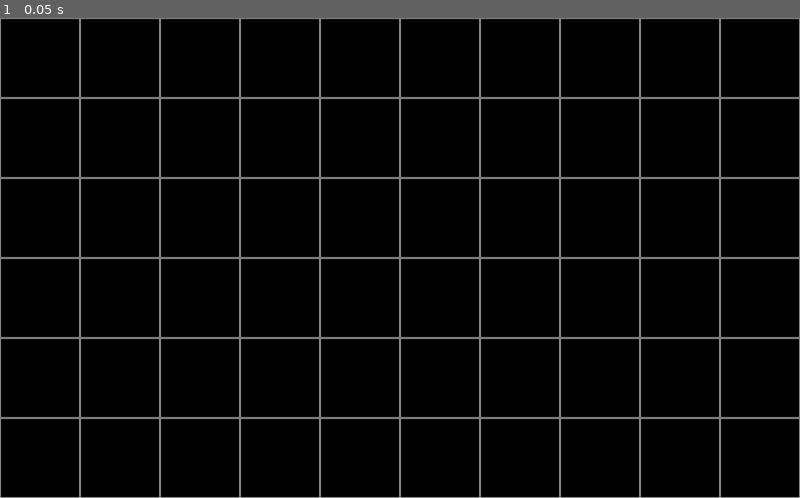
Above: before the commit, frame 1.
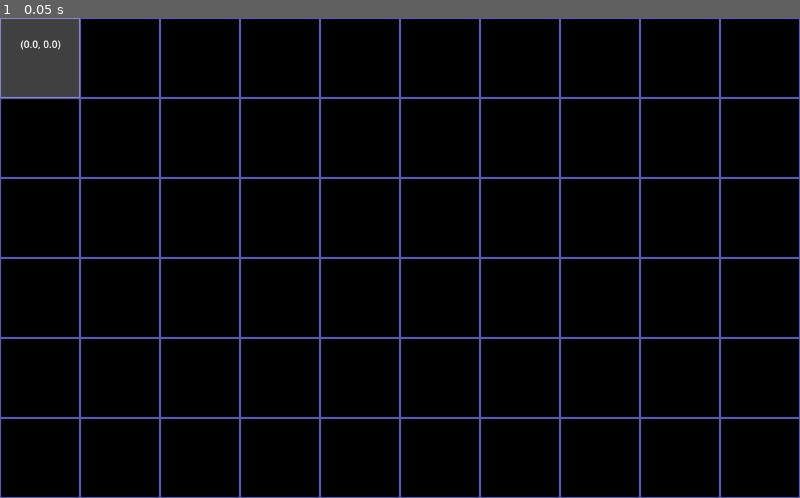
Above: after the commit, the same moment.

Repository: MarshallNekiu/MyLittleProject
Game: Godot game, scene res://scene/main.tscn
Two runs of this game, one before a commit and one after it. Both use one fixed random seed, a clock stepped at 60 frames per second and the inputs below. Before the commit the project has no main scene; this scene is started directly in both runs.
Inputs:
- Up to frame 1 (0.05 s): no input

The runs differ from the first frame. In frame 1, 6.5% of the frame differs, in the area x 0-100%, y 0-100%.

Commit message:
Camera and initial placeholders

Diff:
--- a/project.godot
+++ b/project.godot
@@ -11,6 +11,7 @@
 [application]
 
 config/name="MyLittleProject"
+run/main_scene="uid://bjrpt87rwsd0w"
 config/features=PackedStringArray("4.4", "GL Compatibility")
 config/icon="res://icon.svg"
 
--- a/scene/main.tscn
+++ b/scene/main.tscn
@@ -9,22 +9,64 @@
 shader_type canvas_item;
 render_mode blend_mix;
 
-uniform float scale = 0.5;
+uniform vec2 size = vec2(1280, 768);
+uniform vec2 cell = vec2(64, 64);
 uniform vec2 offset = vec2(0.0);
+uniform float zoom = 1;
 
 void vertex() {
-	UV = (UV + offset) * scale;
+	UV = (UV + offset * (vec2(zoom) / cell)) / zoom;
 }"
 
 [sub_resource type="ShaderMaterial" id="ShaderMaterial_wp4xf"]
 shader = SubResource("Shader_v0l8b")
-shader_parameter/scale = 0.5
+shader_parameter/size = Vector2(1280, 768)
+shader_parameter/cell = Vector2(64, 64)
 shader_parameter/offset = Vector2(0, 0)
+shader_parameter/zoom = 2.0
 
 [node name="Main" type="Node"]
 script = ExtResource("1_itxqv")
 
+[node name="Control" type="Control" parent="."]
+layout_mode = 3
+anchors_preset = 15
+anchor_right = 1.0
+anchor_bottom = 1.0
+grow_horizontal = 2
+grow_vertical = 2
+mouse_filter = 2
+
+[node name="OO" type="ColorRect" parent="Control"]
+layout_mode = 0
+offset_right = 64.0
+offset_bottom = 64.0
+color = Color(1, 1, 1, 0.25)
+
+[node name="OX" type="ColorRect" parent="Control"]
+layout_mode = 0
+offset_left = 1216.0
+offset_right = 1280.0
+offset_bottom = 64.0
+color = Color(1, 1, 1, 0.25)
+
+[node name="OY" type="ColorRect" parent="Control"]
+layout_mode = 0
+offset_top = 704.0
+offset_right = 64.0
+offset_bottom = 768.0
+color = Color(1, 1, 1, 0.25)
+
+[node name="XY" type="ColorRect" parent="Control"]
+layout_mode = 0
+offset_left = 1216.0
+offset_top = 704.0
+offset_right = 1280.0
+offset_bottom = 768.0
+color = Color(1, 1, 1, 0.25)
+
 [node name="CamLayer" type="CanvasLayer" parent="."]
+layer = -1
 
 [node name="BGColor" type="ColorRect" parent="CamLayer"]
 anchors_preset = 15
@@ -35,7 +77,7 @@
 color = Color(0, 0, 0, 1)
 
 [node name="Grid" type="TextureRect" parent="CamLayer"]
-self_modulate = Color(1, 1, 1, 0.5)
+self_modulate = Color(0.45, 0.45, 0.9, 0.784314)
 texture_filter = 1
 material = SubResource("ShaderMaterial_wp4xf")
 anchors_preset = 15
@@ -47,3 +89,17 @@
 size_flags_vertical = 3
 texture = ExtResource("2_v0l8b")
 stretch_mode = 1
+
+[node name="Fields" type="Node2D" parent="."]
+
+[node name="Camera" type="Camera2D" parent="."]
+anchor_mode = 0
+zoom = Vector2(2, 2)
+
+[node name="DebugLayer" type="CanvasLayer" parent="."]
+
+[node name="Label" type="Label" parent="DebugLayer"]
+offset_left = 33.0
+offset_top = 30.0
+offset_right = 73.0
+offset_bottom = 53.0
--- /dev/null
+++ b/script/field.gd
@@ -0,0 +1,24 @@
+class_name Field
+extends Node
+
+var __class: String = ""
+
+
+func _init(_class) -> void:
+	__class = _class
+
+
+func __newTeam(_name: String) -> Team:
+	var team: Team = Team.new(_name)
+
+	return team
+
+
+func addTeam(_name: String) -> void:
+	var team: Team = __newTeam(_name)
+
+	$Teams.add_child(team)
+
+
+func focusTeam(idx: int) -> void:
+	pass
--- a/script/main.gd
+++ b/script/main.gd
@@ -1,12 +1,16 @@
 extends Node
+
+#LIAM, LUDO, LINO, MYRON, MYR, KYRO, SIRO, TYRON, VARYON, BYNARO, PANTALUNA
+
+var __fields: Array[Field]
 
 
 func _init() -> void:
-	pass
+	attachField("normal")
 
 
 func _ready() -> void:
-	pass
+	addField(0)
 
 
 func _input(event: InputEvent) -> void:
@@ -14,12 +18,57 @@
 
 
 func _unhandled_input(event: InputEvent) -> void:
-	pass
+	if event is InputEventScreenDrag:
+		setCameraPosition(getCameraPosition() + event.relative)
 
 
 func _process(delta: float) -> void:
-	pass
+	$DebugLayer/Label.text = str(
+		getCameraPosition()
+	)
 
 
 func _physics_process(delta: float) -> void:
 	pass
+
+
+func setCameraZoom(_zoom: float) -> void:
+	$Camera.zoom = Vector2(_zoom, _zoom)
+	$CamLayer/Grid.material.set_shader_parameter("zoom", _zoom)
+
+
+func getCameraZoom() -> float:
+	return $Camera.zoom.x
+
+
+func setCameraPosition(_position: Vector2) -> void:
+	var grid: ShaderMaterial = $CamLayer/Grid.material
+
+	$Camera.position = _position
+	grid.set_shader_parameter("offset", _position)
+
+
+func getCameraPosition() -> Vector2:
+	return $Camera.position
+
+
+func __newField(_class: String) -> Field:
+	var field: Field = Field.new(_class)
+
+	return field
+
+
+func attachField(_class) -> void:
+	var field: Field = Field.new(_class)
+
+	__fields.append(field)
+
+
+func addField(idx: int) -> void:
+	var field: Field = __fields[idx]
+
+	$Fields.add_child(field)
+
+
+func focusField(idx: int) -> void:
+	pass
--- /dev/null
+++ b/script/team.gd
@@ -0,0 +1,27 @@
+class_name Team
+extends Node
+
+var __name: String = ""
+
+
+func _init(_name) -> void:
+	__name = _name
+
+
+func __newUnit(_class) -> Unit:
+	var unit = Unit.new(_class)
+
+	return unit
+
+
+func addUnit(_class: String) -> void:
+	var unit: Unit = __newUnit(_class)
+
+	$Units.get_node(_class).append(unit)
+
+
+func focusUnit(idx) -> void:
+	pass
+
+
+func getName() -> String: return __name
--- /dev/null
+++ b/script/unit.gd
@@ -0,0 +1,11 @@
+class_name Unit
+extends Node
+
+var __class: String = ""
+
+
+func _init(_class: String) -> void:
+	__class = _class
+
+
+func getClass() -> String: return __class
Not shown, added: script/field.gd.uid
Not shown, added: script/team.gd.uid
Not shown, added: script/unit.gd.uid
Not shown, added: NOTE.md
